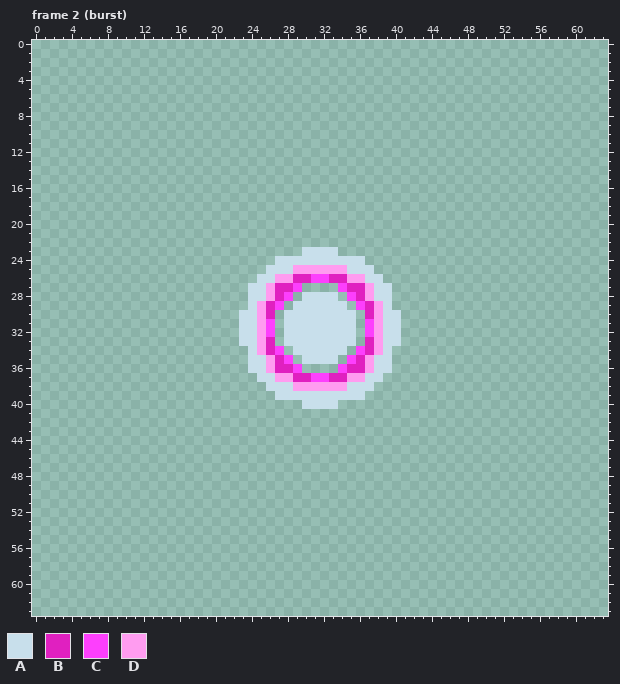
Pixel-art file -- projects/007_survivors/art/fx_nova.aseprite. That is the earlier state.
64x64 pixels, 8 frames. Shown: frame 2 (burst). The commit also changed other frames, which this record leaves out.
Palette (. is transparent): A #c8dfeb  B #e020c0  C #fd3ffd  D #ff9cf0
Pixels before, frame 2 (burst), first column x 23:
23 .......AAAA.......
24 ....AAAAAAAAAA....
25 ...AAADDDDDDAAA...
26 ..AADDBBCCBBDDAA..
27 .AADBBC....CBBDAA.
28 .AADBC.AAAA.CBDAA.
29 .ADBC.AAAAAA.CBDA.
30 AADB.AAAAAAAA.BDAA
31 AADC.AAAAAAAA.CDAA
32 AADC.AAAAAAAA.CDAA
33 AADB.AAAAAAAA.BDAA
34 .ADBC.AAAAAA.CBDA.
35 .AADBC.AAAA.CBDAA.
36 .AADBBC....CBBDAA.
37 ..AADDBBCCBBDDAA..
38 ...AAADDDDDDAAA...
39 ....AAAAAAAAAA....
40 .......AAAA.......
And afterwards:
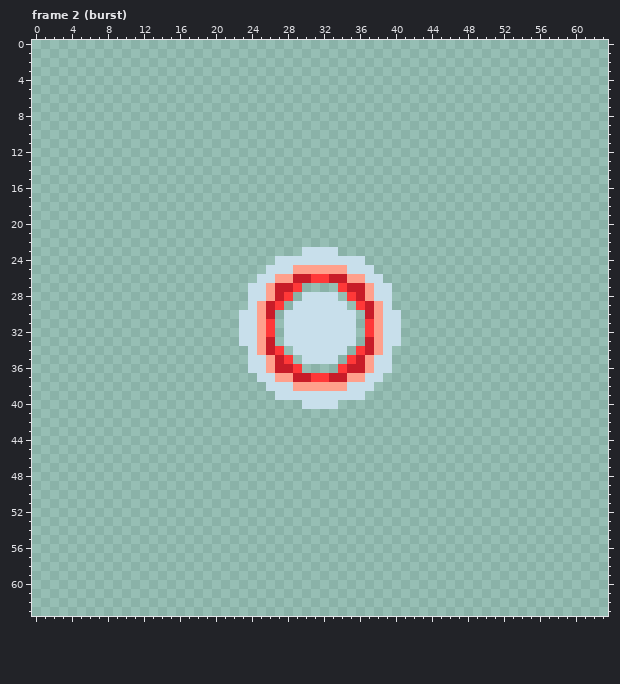
Change:
colour B: #e020c0 -> #c81c28
colour C: #fd3ffd -> #ff3838
colour D: #ff9cf0 -> #ffa08c
Pixel boxes of the changes (left, top, right, bottom) in both pictures:
changed: (257, 265, 383, 391)
